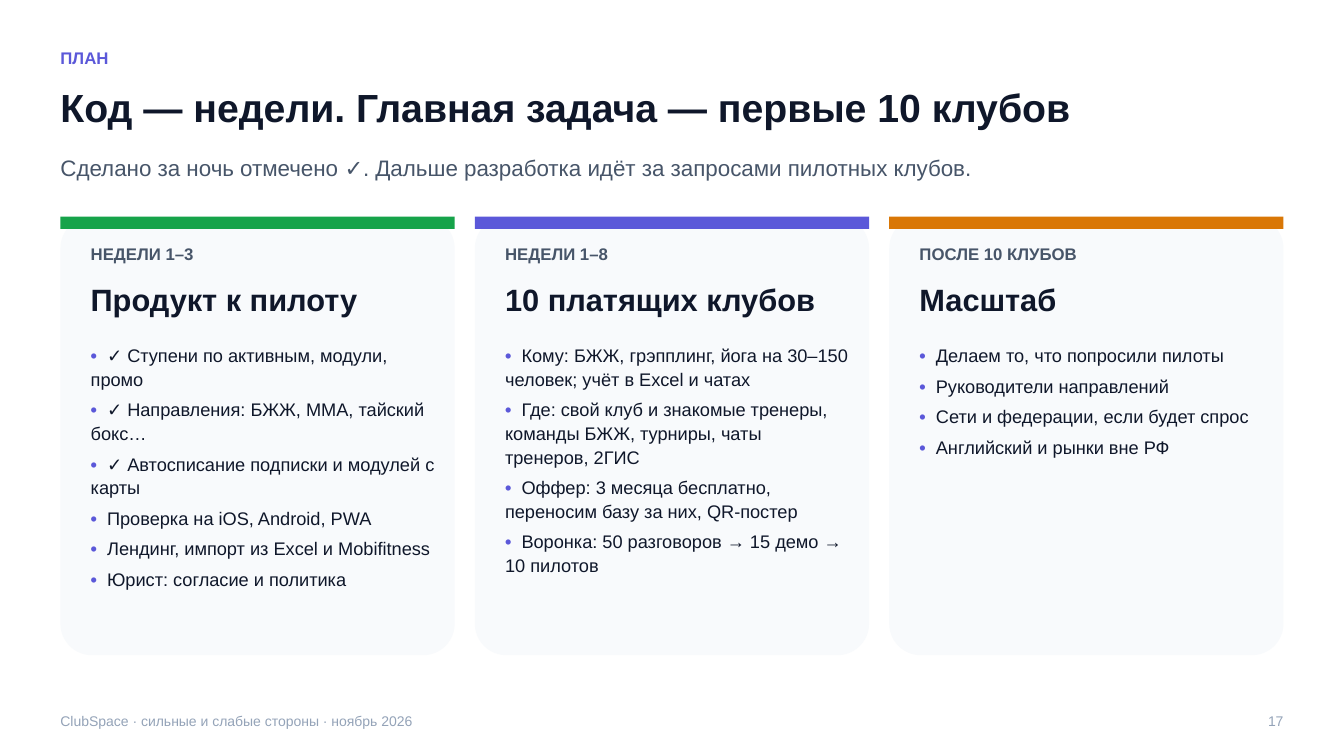
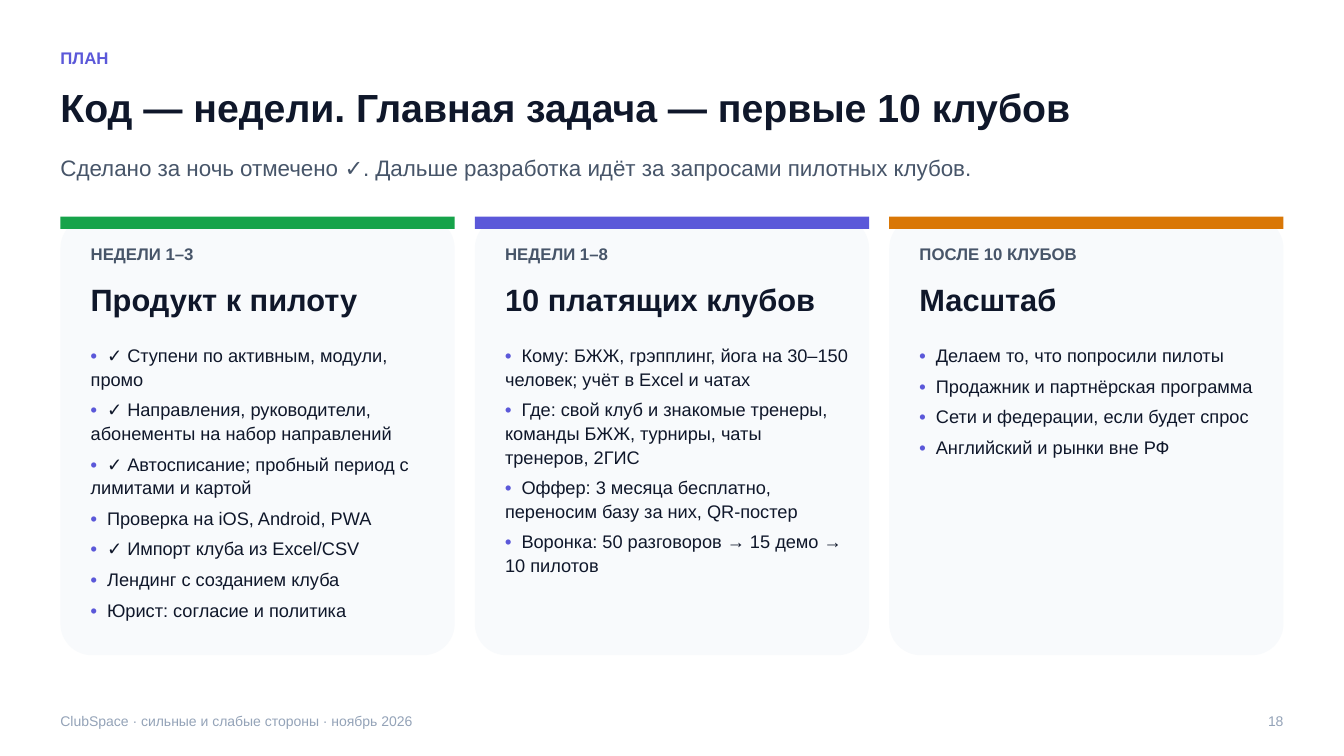
Before and after one commit to ilyakislenko/clubspace, a slide deck: slide 19 of docs/strategy/ClubSpace-strengths-weaknesses.pptx (slide 18 before the commit). Drawn at 1344x756 pixels with LibreOffice and Linux fonts; fonts in the diff are those of the drawing. Boxes give left, top, right and bottom in pixels: in the first picture for what was removed or moved away, otherwise in the second. Text is boxed around its words. In the diff, an @@ line names an element or a change of style, - is before the commit and + after.

```diff
--- a/docs/strategy/ClubSpace-strengths-weaknesses.pptx
+++ b/docs/strategy/ClubSpace-strengths-weaknesses.pptx
@@ text at box(936, 349, 1248, 458): text changed @@
-• Руководители направлений
+• Продажник и партнёрская программа
@@ text at box(91, 403, 409, 498): text changed @@
-• ✓ Направления: БЖЖ, ММА, тайский бокс…
-• ✓ Автосписание подписки и модулей с карты
+• ✓ Направления, руководители, абонементы на набор направлений
+• ✓ Автосписание; пробный период с лимитами и картой
@@ text at box(107, 541, 359, 590): text changed @@
-• Лендинг, импорт из Excel и Mobifitness
+• ✓ Импорт клуба из Excel/CSV
+• Лендинг с созданием клуба
@@ text at box(1268, 716, 1284, 726): text changed @@
-17
+18
```
Also in this commit, not shown: 9 other slides changed, 1 slide added, 3 other files.
